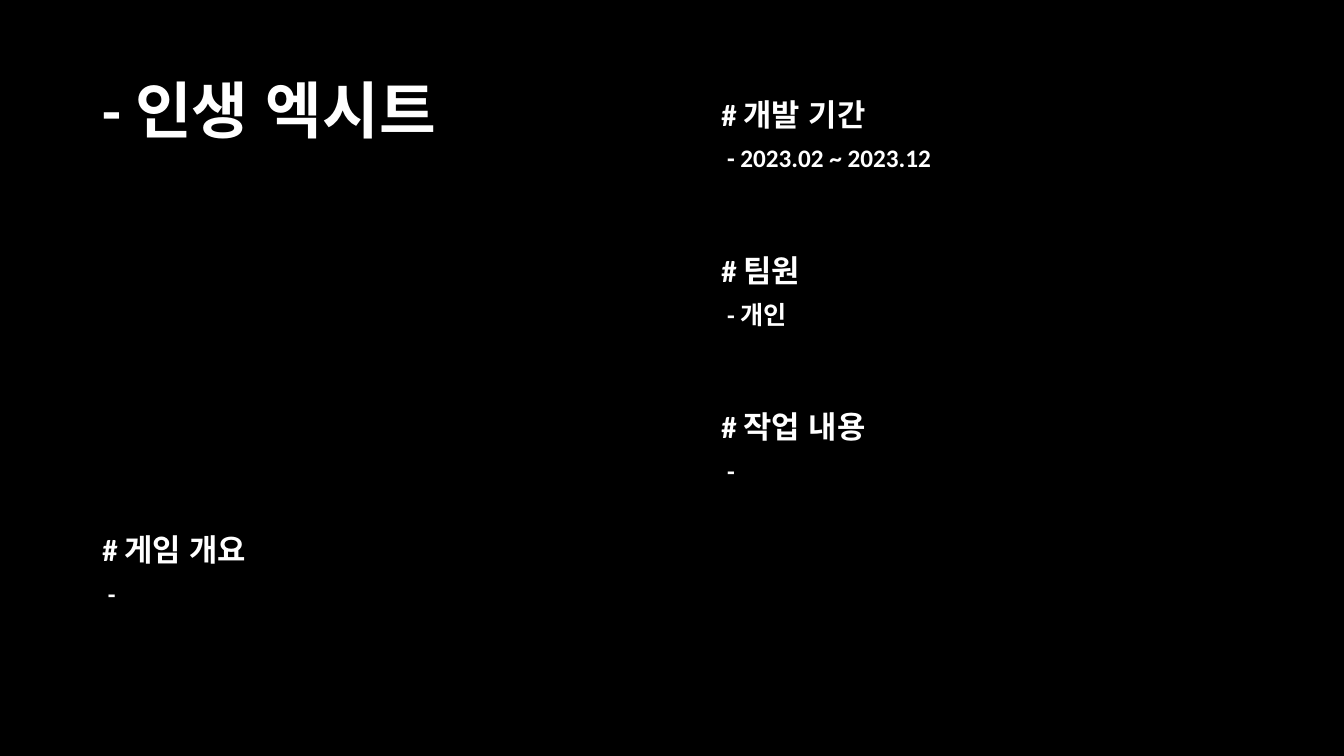
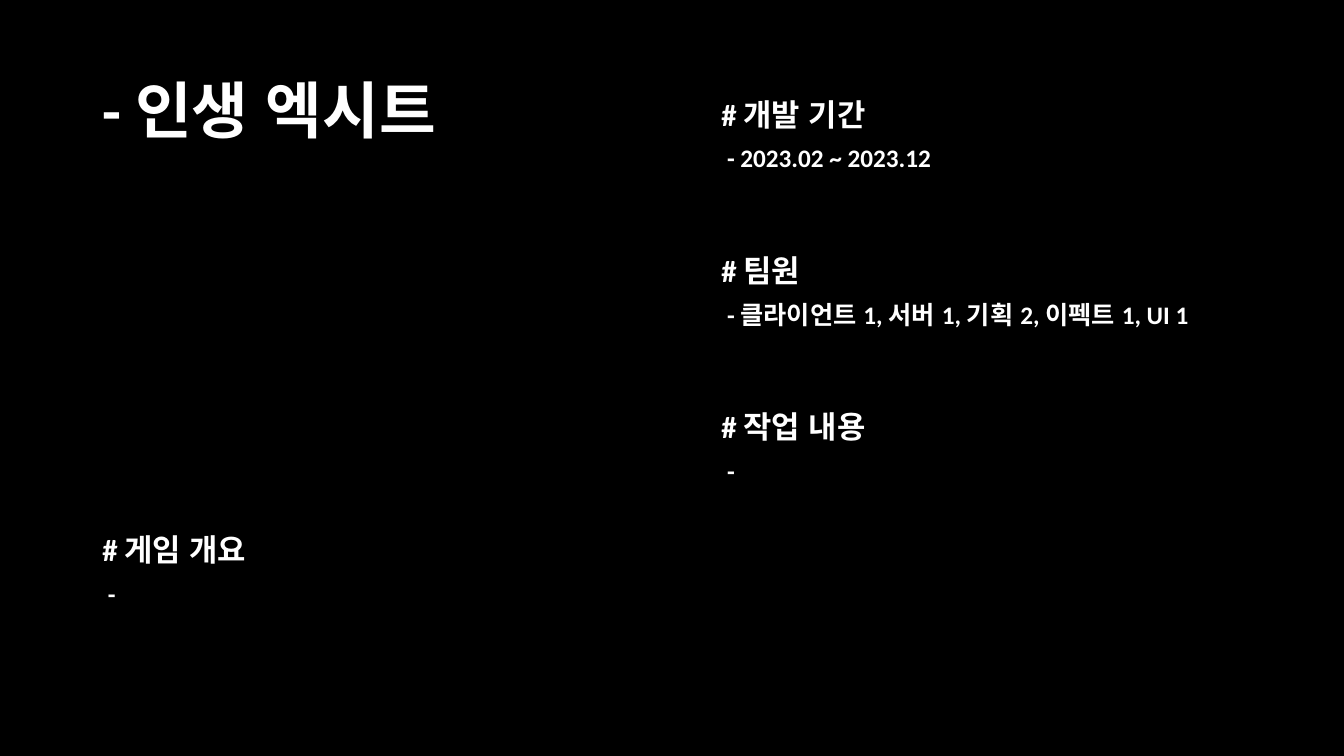
Before and after one commit to hazasue/B977012, a slide deck: slide 5 of portfolio.pptx. Drawn at 1344x756 pixels with LibreOffice and Linux fonts; fonts in the diff are those of the drawing. Boxes give left, top, right and bottom in pixels: in the first picture for what was removed or moved away, otherwise in the second. Text is boxed around its words. In the diff, an @@ line names an element or a change of style, - is before the commit and + after.

```diff
--- a/portfolio.pptx
+++ b/portfolio.pptx
@@ text at (x1=741, y1=302, x2=1189, y2=328): text changed @@
-- 개인
+- 클라이언트 1, 서버 1, 기획 2, 이펙트 1, UI 1
```
Also in this commit, not shown: 6 other slides changed, 3 slides removed.
